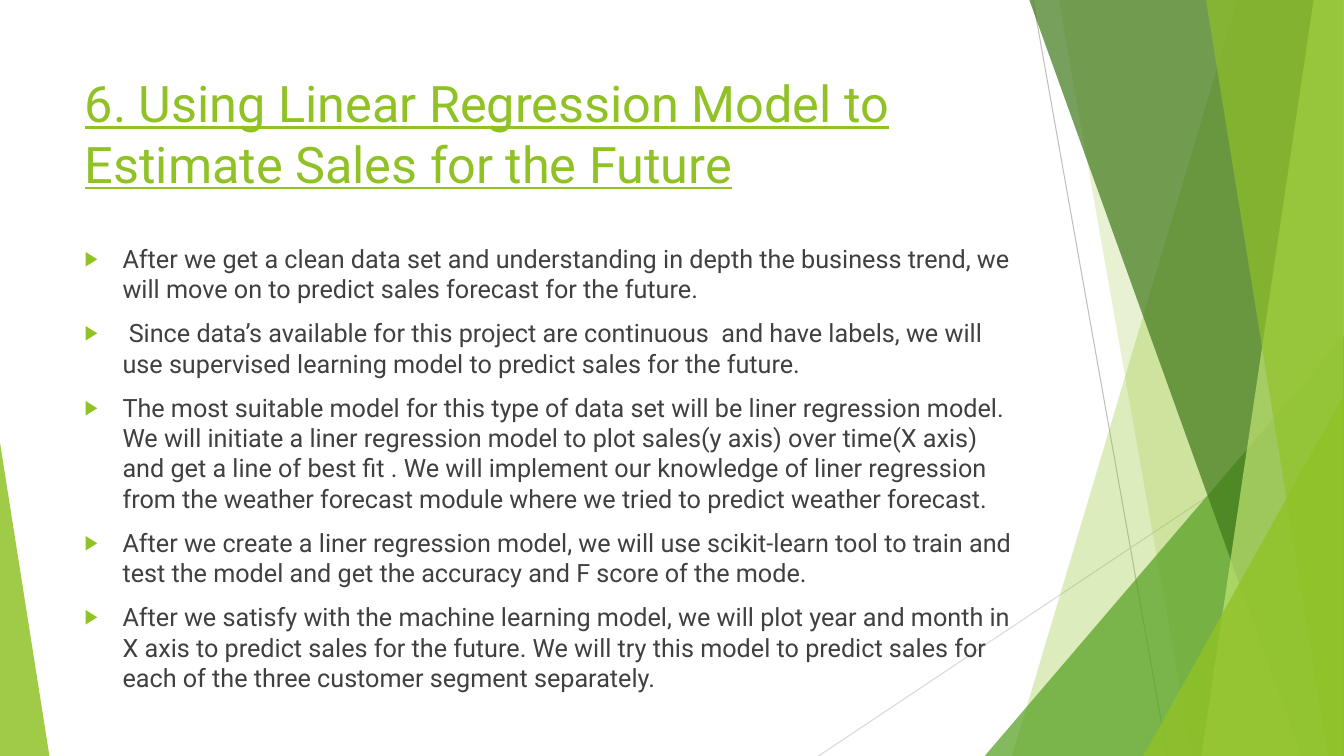
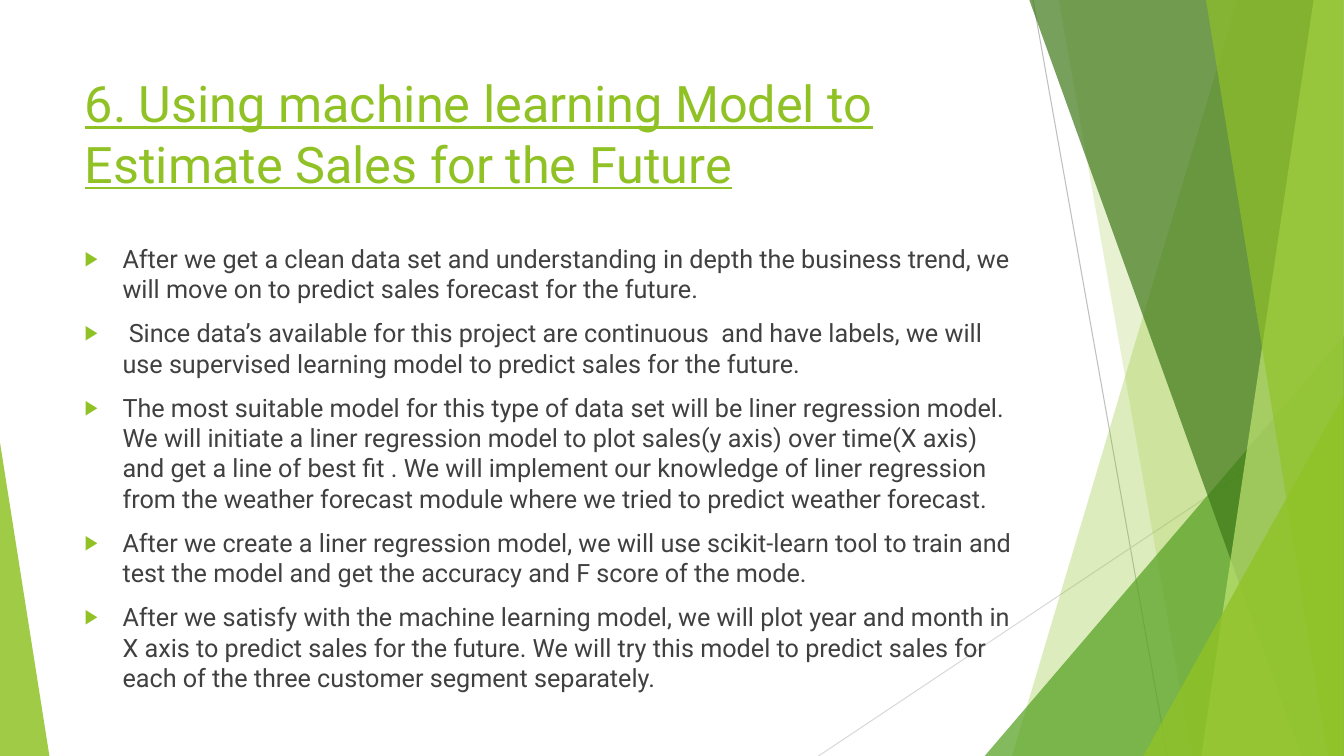
Before and after one commit to rubadhanaraj/Final_project, a slide deck: slide 12 of Project details.pptx (slide 8 before the commit). Drawn at 1344x756 pixels with LibreOffice and Linux fonts; fonts in the diff are those of the drawing. Boxes give left, top, right and bottom in pixels: in the first picture for what was removed or moved away, otherwise in the second. Text is boxed around its words. In the diff, an @@ line names an element or a change of style, - is before the commit and + after.

```diff
--- a/Project details.pptx
+++ b/Project details.pptx
@@ title at [85,84,873,189]: text changed @@
-6. Using Linear Regression Model to Estimate Sales for the Future
+6. Using machine learning Model to Estimate Sales for the Future
```
Also in this commit, not shown: 1 other slide changed, 5 slides added.
